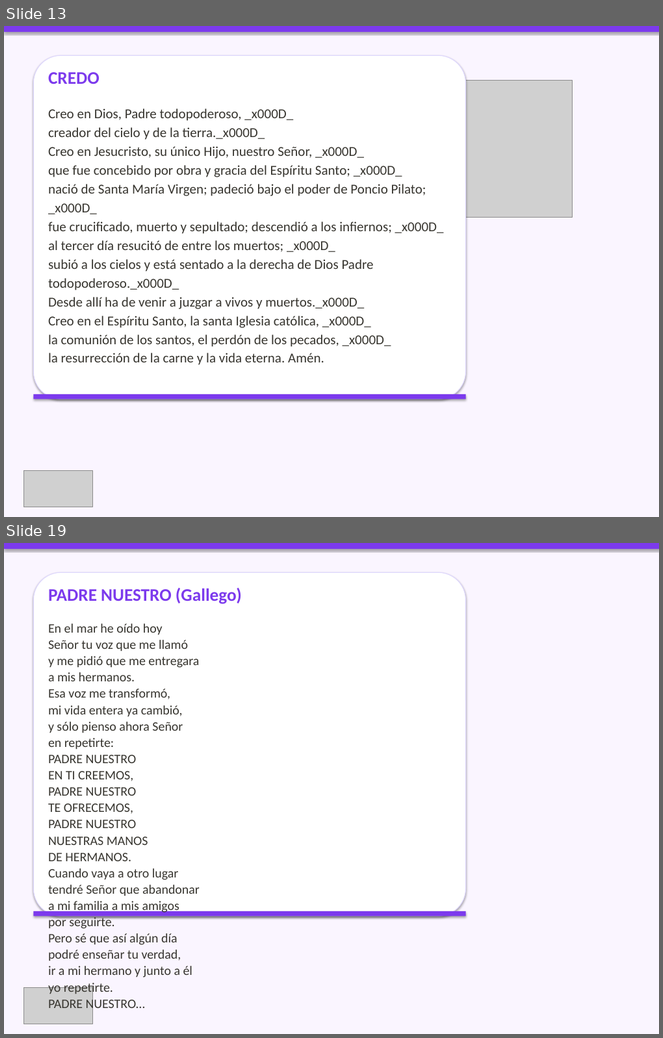
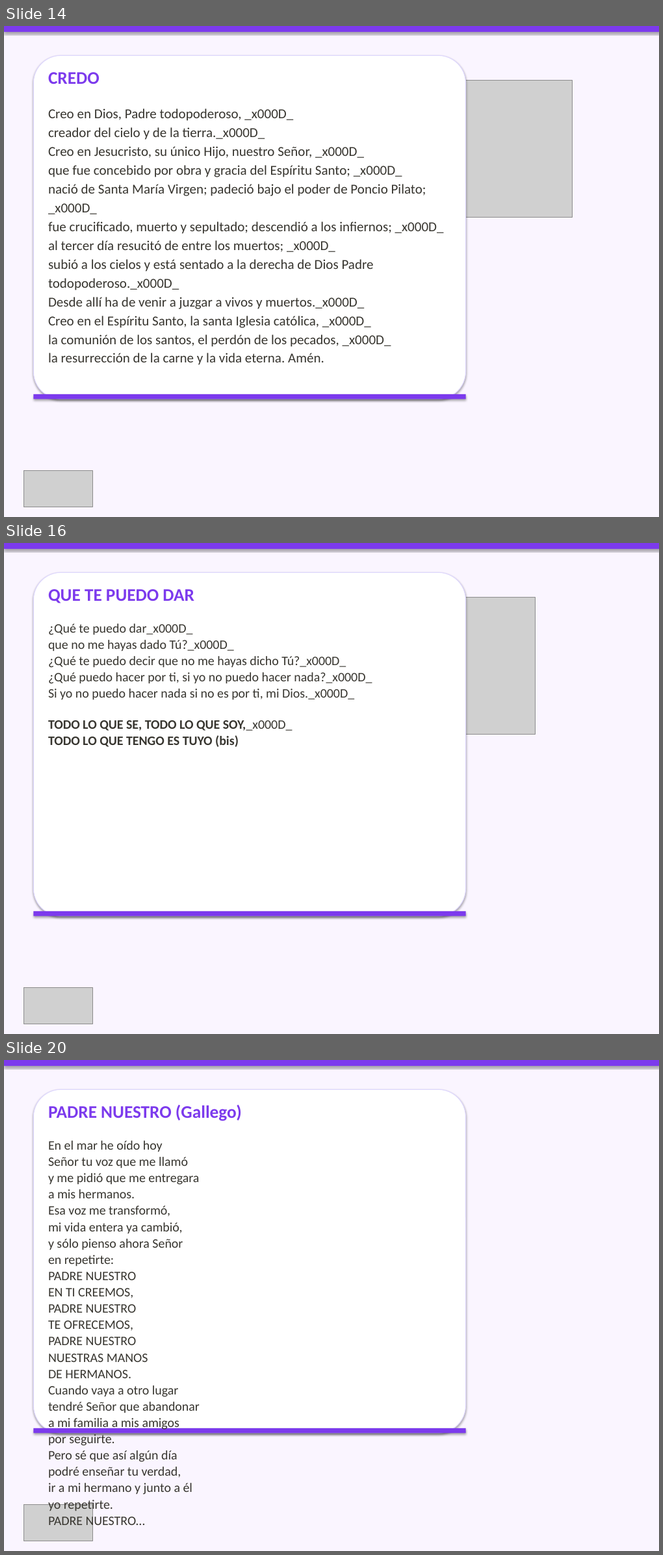
Before and after one commit to CC5M5/CCE-M5, a slide deck: presentaciones_html/2026-10-04_presentacion/2026-10-04_presentacion.pptx. Shown one above the other, each under a label of ours: slides 13 and 19 before the commit, slides 14, 16 and 20 after it; the slides between them are not shown. The pictures are 663x1038 and 663x1555 pixels, drawn with LibreOffice and Linux fonts; fonts in the diff are those of the drawing; grey boxes stand for pictures. Boxes give left, top, right and bottom in pixels: in the first picture for what was removed or moved away, otherwise in the second. Text is boxed around its words. In the diff, an @@ line names an element or a change of style, - is before the commit and + after.

```diff
--- a/presentaciones_html/2026-10-04_presentacion/2026-10-04_presentacion.pptx
+++ b/presentaciones_html/2026-10-04_presentacion/2026-10-04_presentacion.pptx
@@ slide 16 added at (x1=4, y1=543, x2=659, y2=1034), background #FAF5FF @@
@@ rectangle added at (x1=4, y1=543, x2=659, y2=549), fill #7C3AED @@
@@ rounded rectangle added at (x1=33, y1=572, x2=466, y2=917), fill #FFFFFF, outline #DDD6FE 1 pt @@
@@ text added at (x1=48, y1=589, x2=372, y2=747), 19 pt, text #37352F @@
+QUE TE PUEDO DAR
+¿Qué te puedo dar_x000D_
+que no me hayas dado Tú?_x000D_
+¿Qué te puedo decir que no me hayas dicho Tú?_x000D_
+¿Qué puedo hacer por ti, si yo no puedo hacer nada?_x000D_
+Si yo no puedo hacer nada si no es por ti, mi Dios._x000D_
+TODO LO QUE SE, TODO LO QUE SOY,_x000D_
+TODO LO QUE TENGO ES TUYO (bis)
@@ picture added at (x1=363, y1=597, x2=535, y2=735) @@
@@ rectangle added at (x1=33, y1=912, x2=466, y2=917), fill #7C3AED @@
@@ picture added at (x1=24, y1=988, x2=92, y2=1025) @@
@@ what was slide 13 is now slide 14 @@
@@ what was slide 19 is now slide 20 @@
```
Also in this commit, not shown: 8 slides changed, 9 other slides added, 8 slides removed, 35 other files.
